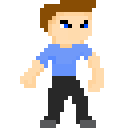
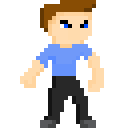
Two versions of the same layered image (128 x 128). Layer-by-layer changes:
painted on "Model" over (40, 4, 96, 128)
